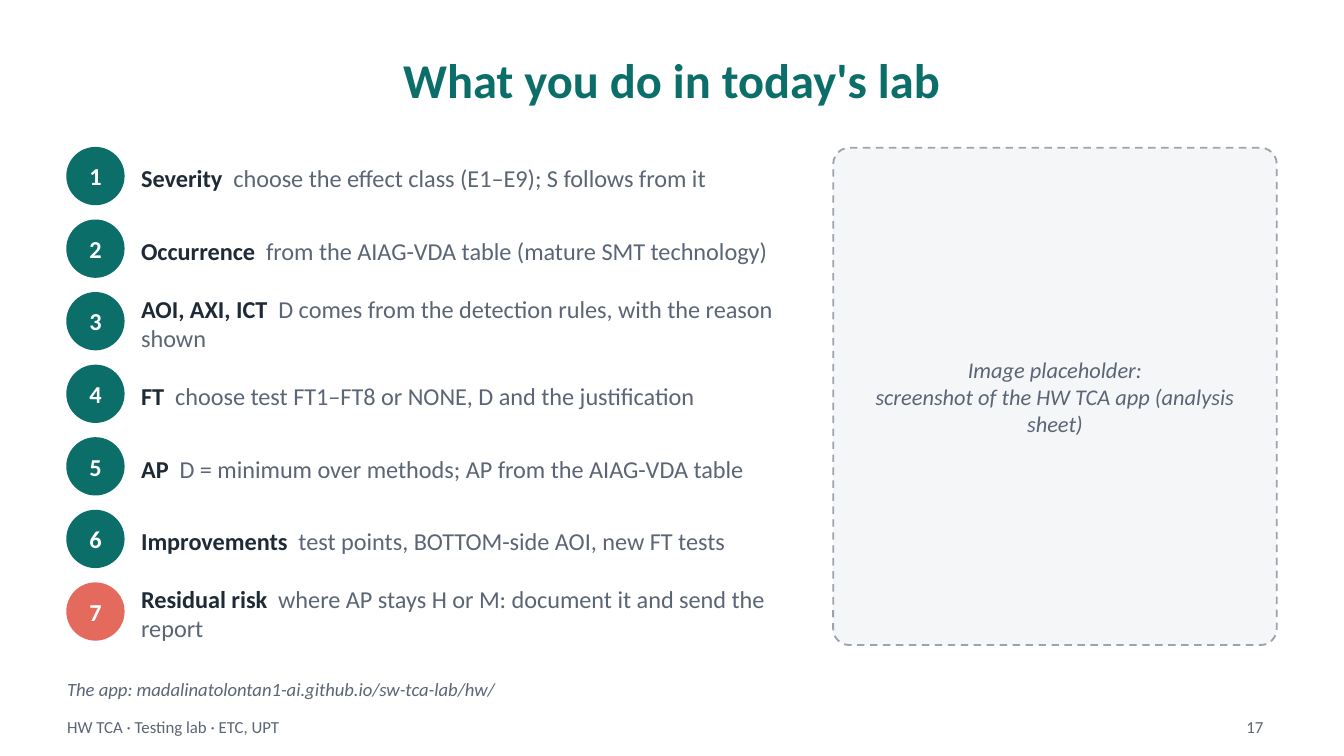
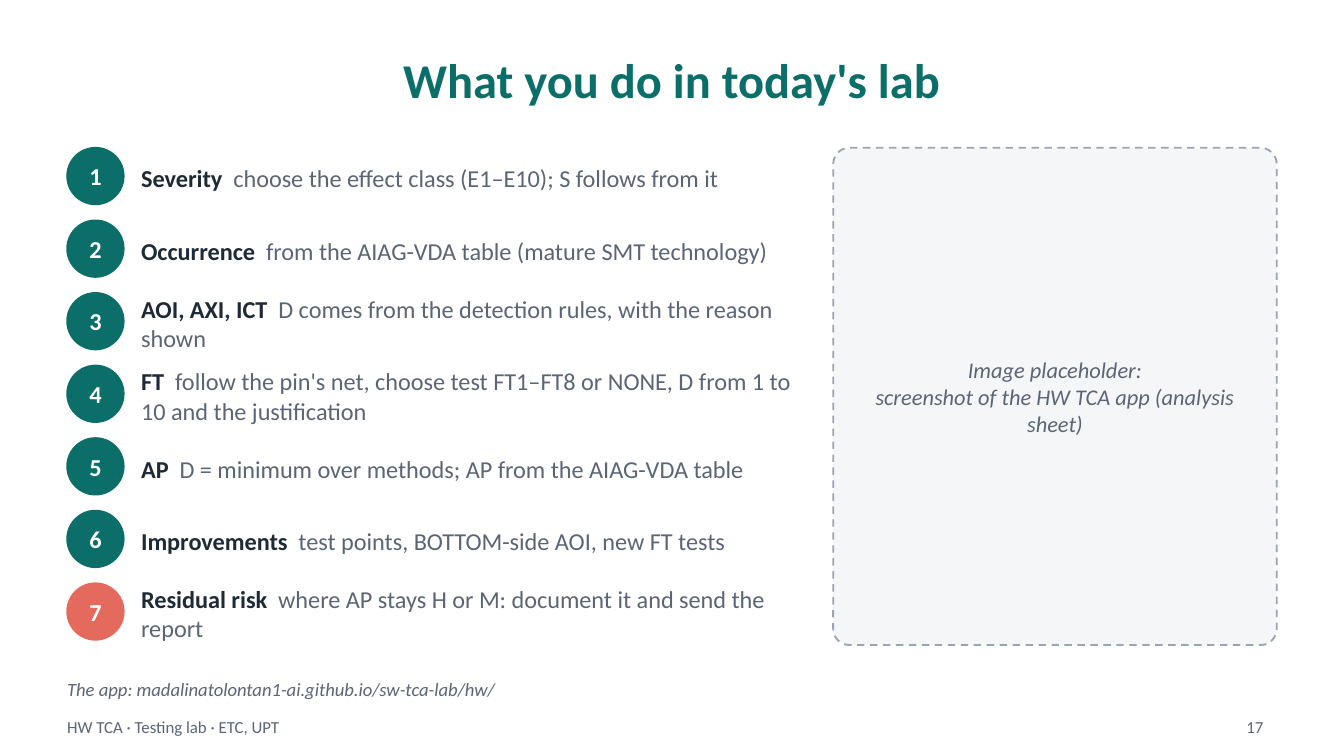
Before and after one commit to madalinatolontan1-ai/sw-tca-lab, a slide deck: slide 17 of materials/HW_TCA_lecture_EN.pptx. Drawn at 1344x756 pixels with LibreOffice and Linux fonts; fonts in the diff are those of the drawing. Boxes give left, top, right and bottom in pixels: in the first picture for what was removed or moved away, otherwise in the second. Text is boxed around its words. In the diff, an @@ line names an element or a change of style, - is before the commit and + after.

```diff
--- a/materials/HW_TCA_lecture_EN.pptx
+++ b/materials/HW_TCA_lecture_EN.pptx
@@ text at <box>141,169,718,191</box>: text changed @@
-Severity choose the effect class (E1–E9); S follows from it
+Severity choose the effect class (E1–E10); S follows from it
@@ text at <box>141,373,791,424</box>: text changed @@
-FT choose test FT1–FT8 or NONE, D and the justification
+FT follow the pin's net, choose test FT1–FT8 or NONE, D from 1 to 10 and the justification
```
Also in this commit, not shown: 3 other files.
